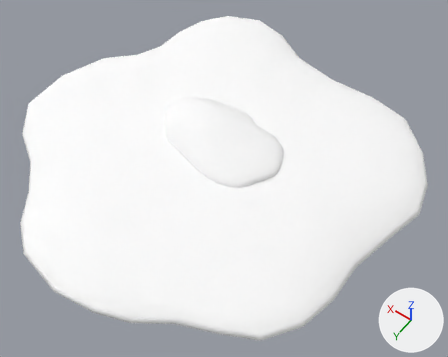
What one commit did to the Blender file models/island/island.blend.
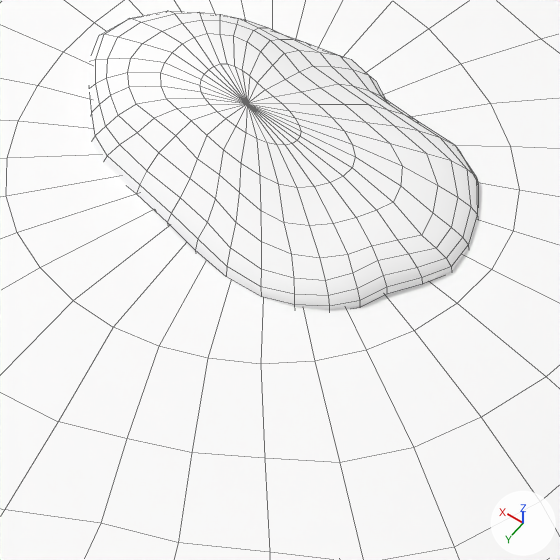
There are two pictures of each version: one whole from a camera (50 mm lens) standing at (-9.68, 13.29, 19.56) and looking at (-0.61, 0.59, -0.4), one close up on the part from 31% to 69% of the width and 26% to 74% of the height. The lights are fixed; the arrows at lower right show +X, +Y and +Z. The close-ups show mesh edges as thin lines.

Names of what the first close-up shows: 'island', 'island.001'.
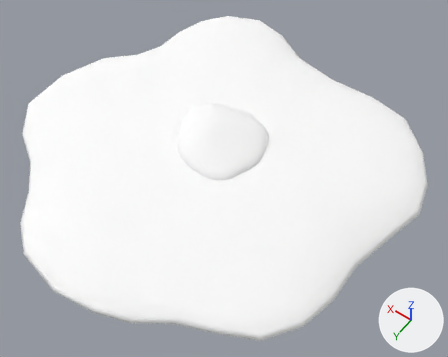
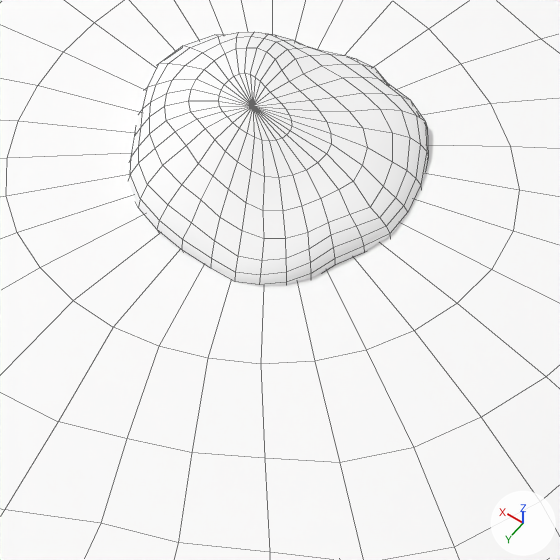
What differs and where, as boxes (x1, y1, x2, y2) in the close-ups (560 x 560 px):
```json
{"object": "island.001", "change": "reshaped", "before": [90, 11, 478, 310], "after": [128, 32, 428, 286], "on screen": "23% narrower, 15% shorter"}
```

Scene script edits in JSON lines:
```json
{"block": "me_sphere_002", "where": "# used by ob_island_001; location = (0.03, -0.26, 0.92); rotation_euler = (-0.0515, 0.0401, -0.298), in degrees (-3, 2.3, -17); scale = (1.83, 1.83, 1.0)"}
{"op": "remove", "block": "me_sphere_002", "code": "me_sphere_002.from_pydata(...)  # 482 vertices, 512 faces; spans x -1.51..1.57, y -0.86..1.06, z -0.62..0.89"}
{"op": "add", "block": "me_sphere_002", "code": "me_sphere_002.from_pydata(...)  # 482 vertices, 512 faces; spans x -1.07..1.1, y -0.91..1.1, z -0.63..0.88"}
{"block": "me_sphere_002", "change": "me_sphere_002 part 1: 477 of 482 vertices moved; they spanned x -1.51..1.57, y -0.86..1.06, z -0.62..0.89 and now span x -1.07..1.1, y -0.91..1.1, z -0.63..0.88; mean shift (0.0, 0.0, 0.0); largest move (1.57, 0.39, 0.04) -> (1.09, 0.24, -0.01)"}
```
